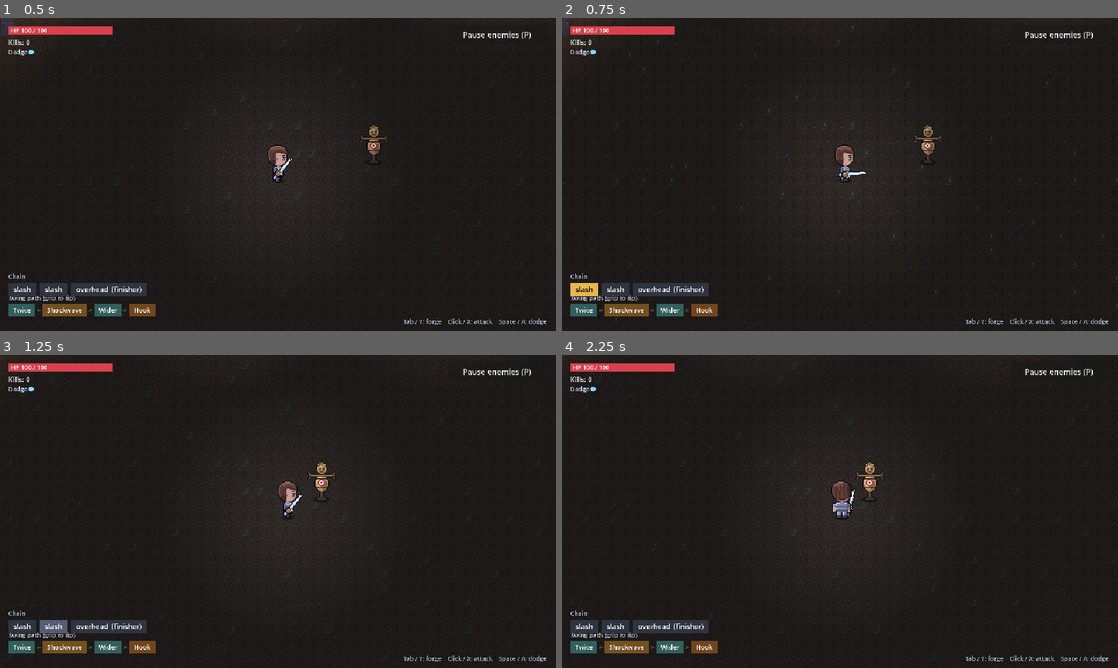
Above: before the commit, frames 1-4 (two rows, left to right).
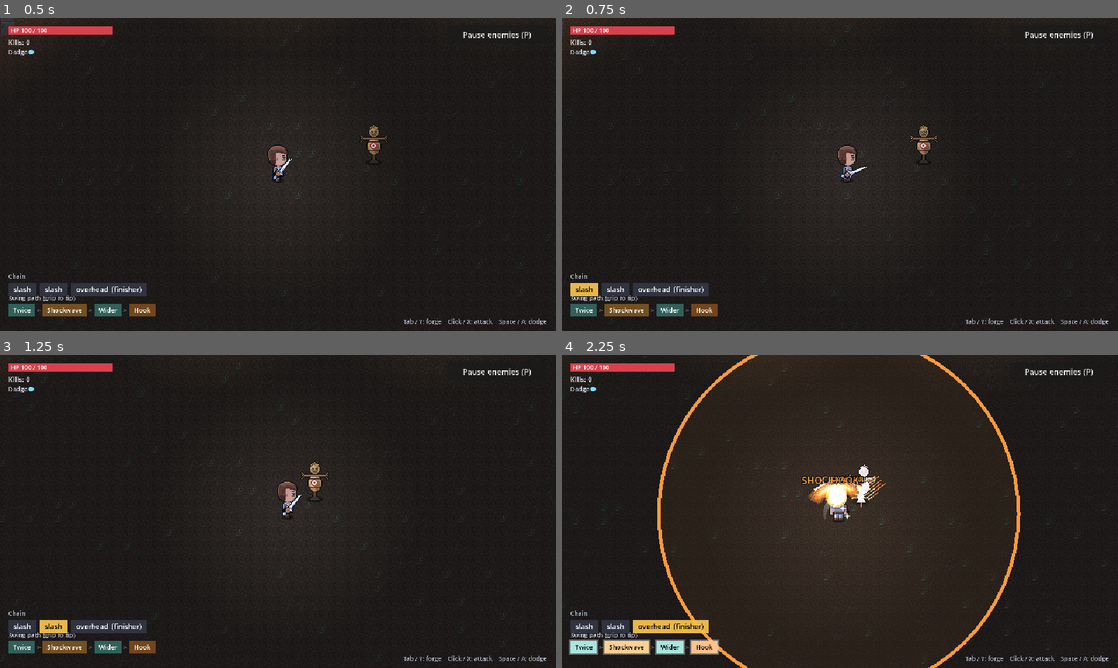
Above: after the commit, the same moments.

Repository: Durrannus/Modular-weapon-prototype
Game: Godot game, scene res://scenes/main.tscn
Two runs of this game, one before a commit and one after it. Both use one fixed random seed, a clock stepped at 60 frames per second and the inputs below.
Inputs (mouse positions are in pixels of both pictures, inside the frame that each line leads up to):
- Up to frame 1 (0.5 s): no input
- Up to frame 2 (0.75 s): tap Enter (menu_place) at 0.5 s; move the mouse to (962, 158) at 0.52 s; press the mouse at (962, 158) at 0.53 s; hold D (move_right) from 0.53 s (still down)
- Up to frame 3 (1.25 s): keep holding D (move_right)
- Up to frame 4 (2.25 s): move the mouse to (728, 527) at 1.27 s; release D (move_right) at 1.28 s; release the mouse at (728, 527) at 1.28 s; hold Escape (menu_back) 1.28-2 s; click (728, 527) at 1.35 s; click "Resume" at 2 s

Frame 1 is identical in both runs. In frame 2, 1.2% of the frame differs, in the area x 0-100%, y 0-99%; in frame 3, 1.2%; in frame 4, 5.5%, in the area x 0-100%, y 0-100%.

Commit message:
Core Keeper feel: hold to attack, faster beat, 90% move speed, arc hitbox, light hitstop
Co-Authored-By: Claude Opus 5.5 <noreply@anthropic.com>
Claude-Session: https://claude.ai/code/session_01PcDKVkPofzbtLy82C9TbQ8

Diff:
--- a/scripts/player.gd
+++ b/scripts/player.gd
@@ -16,7 +16,7 @@
 const MOVE_SPEED := 250.0
 const RADIUS := 16.0
 const COMBO_WINDOW := 0.5      # stop attacking this long and the combo resets
-const FINISHER_RECOVERY := 0.22  # extra pause after the hilt move
+const FINISHER_RECOVERY := 0.1   # short pause after the finisher, so holding keeps a steady beat
 
 const DODGE_SPEED := 640.0
 const DODGE_TIME := 0.12
@@ -27,11 +27,11 @@
 ## windup: time before the hit lands. time: whole move. reach in pixels (times blade reach).
 ## arc: degrees for arcs. width: half-width for lines. power: damage multiplier.
 const MOVES := {
-	"slash": {"windup": 0.05, "time": 0.28, "shape": "arc", "arc": 120.0, "reach": 74.0, "power": 1.0, "knock": 230.0},
+	"slash": {"windup": 0.035, "time": 0.36, "shape": "arc", "arc": 140.0, "reach": 74.0, "power": 1.0, "knock": 110.0},
 	"stab": {"windup": 0.06, "time": 0.25, "shape": "line", "width": 16.0, "reach": 115.0, "power": 1.15, "knock": 320.0},
 	"lunge": {"windup": 0.15, "time": 0.38, "shape": "line", "width": 24.0, "reach": 85.0, "power": 1.3, "knock": 300.0, "dash": 170.0},
 	"spin": {"windup": 0.07, "time": 0.44, "shape": "circle", "reach": 72.0, "power": 0.85, "knock": 260.0},
-	"overhead": {"windup": 0.24, "time": 0.58, "shape": "arc", "arc": 70.0, "reach": 95.0, "power": 2.1, "knock": 460.0, "shake": 11.0},
+	"overhead": {"windup": 0.12, "time": 0.45, "shape": "arc", "arc": 120.0, "reach": 95.0, "power": 2.1, "knock": 300.0, "shake": 11.0},
 }
 
 var color := Color(0.35, 0.7, 1.0)
@@ -186,7 +186,7 @@
 	var speed := MOVE_SPEED * (1.0 + float(weapon.get("move_speed", 0.0)))
 	var vel := move * speed
 	if current_step >= 0:
-		vel *= 0.55  # you slow down while swinging
+		vel *= 0.9  # barely slowed while swinging (like Core Keeper)
 	if dodge_timer > 0.0:
 		dodge_timer -= delta
 		vel = dodge_dir * DODGE_SPEED
@@ -242,7 +242,8 @@
 
 
 func _update_combat(delta: float) -> void:
-	if Input.is_action_just_pressed("attack") and dodge_timer <= 0.0:
+	# Hold attack to keep swinging.
+	if Input.is_action_pressed("attack") and dodge_timer <= 0.0:
 		if current_step < 0:
 			_start_step()
 		else:
@@ -314,23 +315,26 @@
 	var hits := 0
 	var hit_list: Array = []
 
-	# Hits follow the drawn sword: every enemy the blade passes over during the
-	# sweep is hit, so reach is the blade's real length.
-	var segs := _blade_sweep()
-	if not segs.is_empty():
-		var tip_len: float = (segs[0][1] - segs[0][0]).length()
-		reach = tip_len + ARM
+	# One arc in front, tested once on the hit frame (like Core Keeper): reach is
+	# the blade's length plus a little margin, so it matches the sword you hold.
+	if weapon.has("blade"):
+		reach = SwordArt.pivot(weapon["blade"], weapon["grip"], "hand").y * Art.PIXEL + 18.0
 	for e in get_tree().get_nodes_in_group("enemies"):
 		if not is_instance_valid(e) or e.dead:
 			continue
 		var rel: Vector2 = e.global_position - global_position
-		var r: float = e.radius + BLADE_HALF_WIDTH
+		var r: float = e.radius
 		var hit := false
-		for sg in segs:
-			var closest := Geometry2D.get_closest_point_to_segment(e.global_position, sg[0], sg[1])
-			if closest.distance_to(e.global_position) <= r:
-				hit = true
-				break
+		match str(info["shape"]):
+			"line":
+				var along := rel.dot(dir)
+				var side_d := absf(rel.dot(dir.orthogonal()))
+				hit = along > -r and along <= reach + r and side_d <= float(info["width"]) + r
+			"circle":
+				hit = rel.length() <= reach + r
+			_:
+				var half_arc := deg_to_rad(float(info["arc"]) * 0.5)
+				hit = rel.length() <= reach + r and (rel.length() < r + RADIUS or absf(dir.angle_to(rel)) <= half_arc)
 		var kdir := rel.normalized() if rel.length() > 0.01 else dir
 		if str(info["shape"]) == "line":
 			kdir = dir
@@ -361,8 +365,8 @@
 		_hitstop(0.09)
 		_trigger("finisher", hit_list)
 	elif hits > 0:
-		shake = maxf(shake, float(info.get("shake", 4.0)) + hits)
-		_hitstop(0.07 if move == "overhead" else 0.035)
+		# Normal hits: a tiny freeze, no shake. Shake is for the finisher and runes.
+		_hitstop(0.02 if move == "overhead" else 0.012)
 	if hits > 0:
 		_trigger("hit", hit_list)
 
